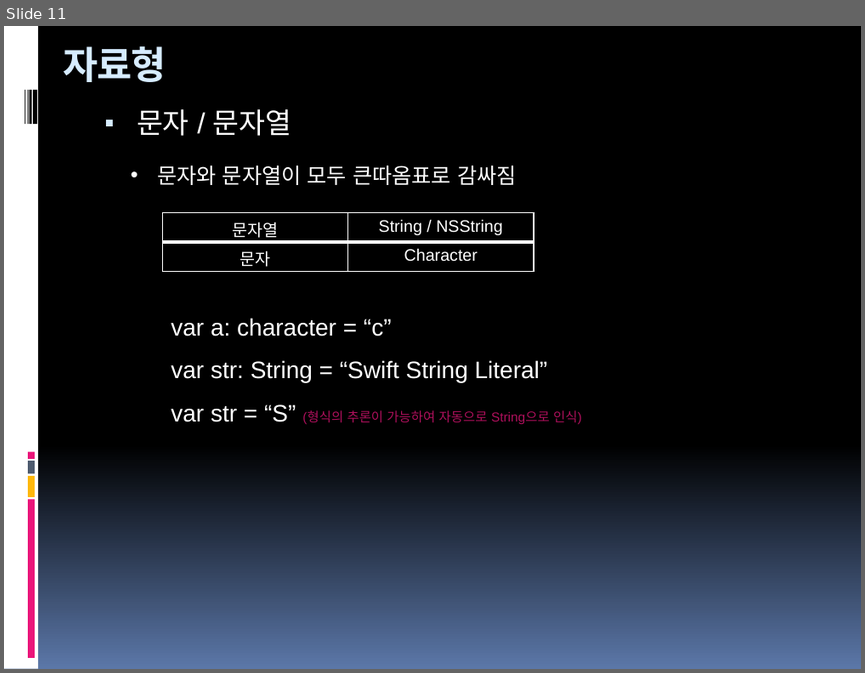
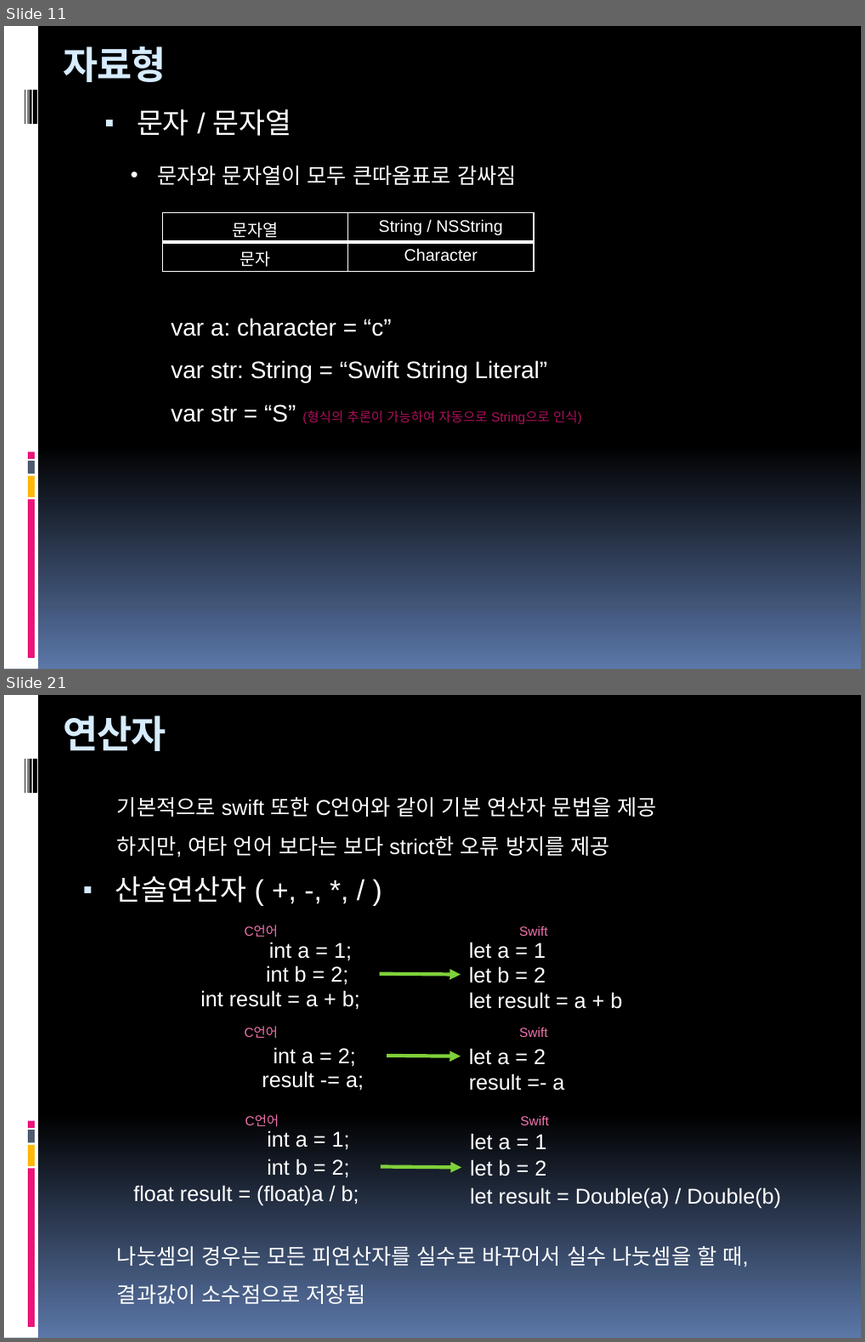
Before and after one commit to hounga13/helloSwift, a slide deck: Swift세미나자료.pptx. Shown one above the other, each under a label of ours: slide 11 before the commit, slides 11 and 21 after it; the slides between them are not shown. The pictures are 865x673 and 865x1342 pixels, drawn with LibreOffice and Linux fonts; fonts in the diff are those of the drawing. Boxes give left, top, right and bottom in pixels: in the first picture for what was removed or moved away, otherwise in the second. Text is boxed around its words. In the diff, an @@ line names an element or a change of style, - is before the commit and + after.

Commit message:
5장연산자

```diff
--- a/Swift세미나자료.pptx
+++ b/Swift세미나자료.pptx
@@ slide 21 added at <box>4,695,861,1338</box>, background gradient #000000 to #5B77A8; not listed: 9 template elements that a slide beside it also shows @@
@@ title added at <box>63,715,166,751</box>, 32 pt, text #D6ECFF, bold @@
+연산자
@@ text added at <box>117,797,657,857</box>, 18 pt, text #FFFFFF @@
+기본적으로 swift 또한 C언어와 같이 기본 연산자 문법을 제공
+하지만, 여타 언어 보다는 보다 strict한 오류 방지를 제공
@@ text added at <box>115,876,247,902</box>, 24 pt, text #FFFFFF @@
+▪ 산술연산자 ( +, -, *, / )
@@ group added at <box>200,925,622,1009</box>: 8 texts, 1 arrow @@
+int a = 1;
+let a = 1
+C언어
+Swift
+int b = 2;
+int result = a + b;
+let b = 2
+let result = a + b
@@ group added at <box>245,1027,564,1090</box>: 6 texts, 1 arrow @@
+C언어
+Swift
+int a = 2;
+let a = 2
+result =- a
+result -= a;
@@ group added at <box>133,1114,781,1208</box>: 8 texts, 1 arrow @@
+int a = 1;
+let a = 1
+C언어
+Swift
+int b = 2;
+float result = (float)a / b;
+let b = 2
+let result = Double(a) / Double(b)
@@ text added at <box>117,1246,748,1304</box>, 18 pt, text #FFFFFF @@
+나눗셈의 경우는 모든 피연산자를 실수로 바꾸어서 실수 나눗셈을 할 때,
+결과값이 소수점으로 저장됨
```
Also in this commit, not shown: 2 slides changed, 18 other slides added.
